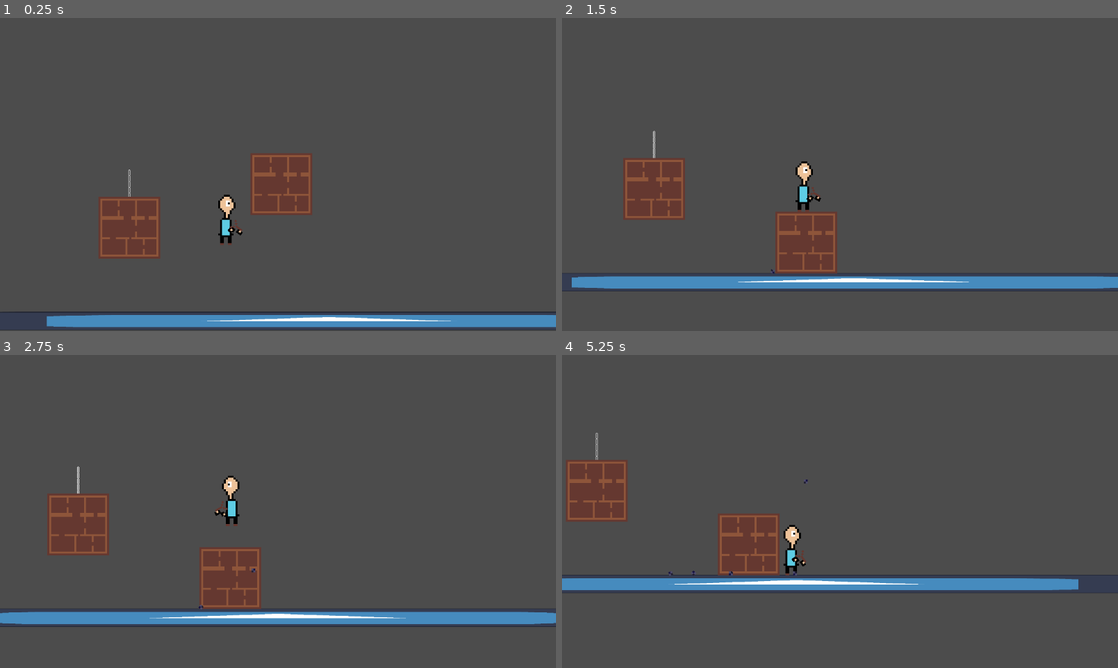
Above: before the commit, frames 1-4 (two rows, left to right).
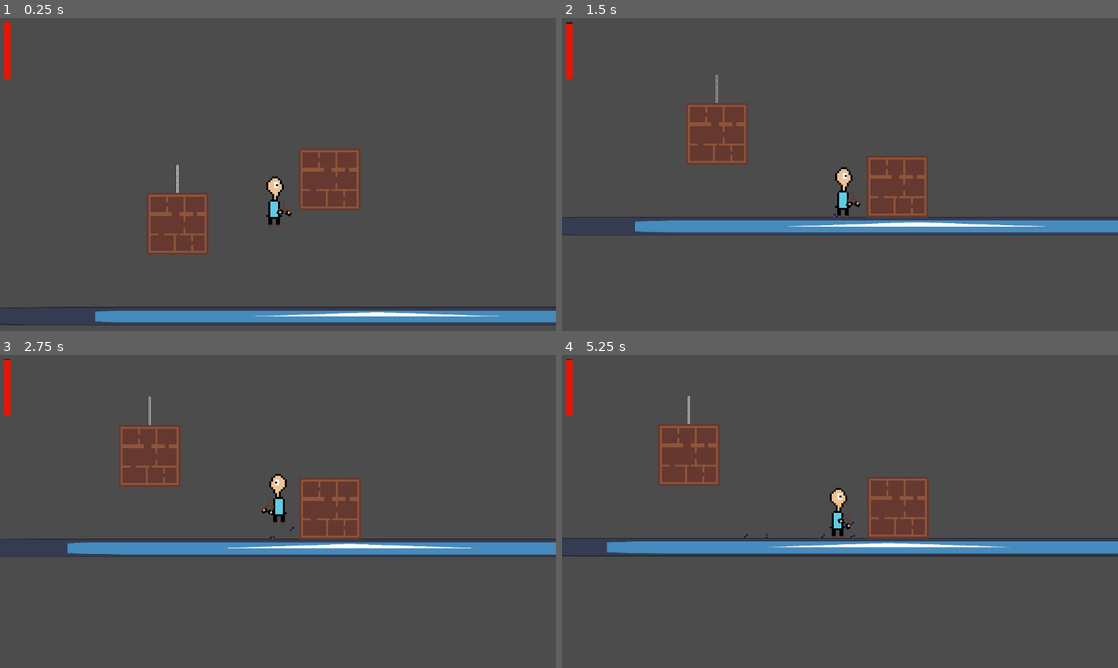
Above: after the commit, the same moments.

Repository: abc-is-here/protect-with-stones
Game: Godot game, scene res://scenes/world.tscn
Same seed, same stepped clock (60 frames per second), same inputs: the game is played once before the commit and once after it. The engine's default icon, where the game draws it, is replaced by a stand-in: a white triangle on a blue panel in a dark square.
Inputs (mouse positions are in pixels of both pictures, inside the frame that each line leads up to):
- Up to frame 1 (0.25 s): no input
- Up to frame 2 (1.5 s): tap Enter at 0.5 s; move the mouse to (962, 158) at 0.52 s; hold Right (right) 0.53-1.25 s; hold Shift (run, bound only after the commit) 0.53-1.25 s; click (962, 158) at 0.67 s; tap Space (jump) at 0.77, 0.8, 1.07 s; drag from (728, 190) to (778, 274) at 1.27 s
- Up to frame 3 (2.75 s): move the mouse to (333, 442) at 2.02 s; press the mouse at (333, 442) at 2.03 s; hold Left (left) from 2.03 s (still down); tap Space (jump) at 2.3 s
- Up to frame 4 (5.25 s): release Left (left) at 2.75 s; release the mouse at (895, 442) at 2.75 s; drag from (812, 574) to (673, 464) at 2.77 s; move the mouse to (1006, 558) at 3.52 s; hold Right (right) 3.53-4.25 s; hold Shift (run, bound only after the commit) 3.53-4.25 s; tap Space (jump) at 3.77, 3.8, 4.07 s; drag from (673, 464) to (756, 433) at 4.27 s; move the mouse to (867, 511) at 5.02 s; press the mouse at (867, 511) at 5.03 s; hold Right (right) from 5.03 s (still down)

The runs differ from the first frame. In frame 1, 12% of the frame differs, in the area x 0-100%, y 1-100%; in frame 2, 17%; in frame 3, 18%, in the area x 0-100%, y 1-87%; in frame 4, 17%.

Commit message:
stamina and running in action

Diff:
--- a/project.godot
+++ b/project.godot
@@ -14,6 +14,10 @@
 run/main_scene="uid://cdfaj2e6rmlif"
 config/features=PackedStringArray("4.4", "GL Compatibility")
 config/icon="res://icon.svg"
+
+[autoload]
+
+Global="*res://scripts/Global.gd"
 
 [display]
 
@@ -53,6 +57,11 @@
 "events": [Object(InputEventKey,"resource_local_to_scene":false,"resource_name":"","device":-1,"window_id":0,"alt_press …(195 unchanged characters)…
 ]
 }
+run={
+"deadzone": 0.2,
+"events": [Object(InputEventKey,"resource_local_to_scene":false,"resource_name":"","device":-1,"window_id":0,"alt_pressed":false,"shift_pressed":false,"ctrl_pressed":false,"meta_pressed":false,"pressed":false,"keycode":0,"physical_keycode":4194325,"key_label":0,"unicode":0,"location":0,"echo":false,"script":null)
+]
+}
 
 [physics]
 
--- a/scenes/chain.tscn
+++ b/scenes/chain.tscn
@@ -114,6 +114,7 @@
 position = Vector2(0, 70)
 node_a = NodePath("../segment5")
 node_b = NodePath("../box")
+softness = 1.0
 
 [node name="box" parent="." instance=ExtResource("1_kju67")]
 position = Vector2(0, 134)
--- a/scenes/player.tscn
+++ b/scenes/player.tscn
@@ -48,11 +48,6 @@
 floor_block_on_wall = false
 script = ExtResource("1_tuyoq")
 
-[node name="body" type="Sprite2D" parent="."]
-visible = false
-scale = Vector2(4, 4)
-texture = ExtResource("1_qlg0r")
-
 [node name="AnimatedSprite2D" type="AnimatedSprite2D" parent="."]
 scale = Vector2(4, 4)
 sprite_frames = SubResource("SpriteFrames_dqkch")
@@ -79,7 +74,6 @@
 shape = SubResource("CapsuleShape2D_y4r1p")
 
 [node name="Camera2D" type="Camera2D" parent="."]
-offset = Vector2(100, -20)
 limit_smoothed = true
 position_smoothing_enabled = true
 
@@ -88,7 +82,7 @@
 one_shot = true
 
 [node name="CoyoteTimer" type="Timer" parent="."]
-wait_time = 0.1
+wait_time = 0.15
 one_shot = true
 
 [node name="rc_bottom" type="RayCast2D" parent="."]
--- /dev/null
+++ b/scenes/screen_ui.tscn
@@ -0,0 +1,30 @@
+[gd_scene load_steps=4 format=3 uid="uid://edrl4y3ktvi2"]
+
+[ext_resource type="Script" uid="uid://fy6x1nkyypr3" path="res://scripts/screen_ui.gd" id="1_ij14n"]
+
+[sub_resource type="StyleBoxFlat" id="StyleBoxFlat_ekp0p"]
+bg_color = Color(0.0728426, 0.0728426, 0.0728426, 1)
+
+[sub_resource type="StyleBoxFlat" id="StyleBoxFlat_0yxf7"]
+bg_color = Color(0.943527, 0.0678133, 1.92523e-07, 1)
+
+[node name="screen_ui" type="Control"]
+layout_mode = 3
+anchors_preset = 15
+anchor_right = 1.0
+anchor_bottom = 1.0
+grow_horizontal = 2
+grow_vertical = 2
+script = ExtResource("1_ij14n")
+
+[node name="ProgressBar" type="ProgressBar" parent="."]
+layout_mode = 0
+offset_left = 9.0
+offset_top = 9.0
+offset_right = 22.0
+offset_bottom = 126.0
+theme_override_styles/background = SubResource("StyleBoxFlat_ekp0p")
+theme_override_styles/fill = SubResource("StyleBoxFlat_0yxf7")
+max_value = 10.0
+fill_mode = 3
+show_percentage = false
--- a/scenes/world.tscn
+++ b/scenes/world.tscn
@@ -1,9 +1,10 @@
-[gd_scene load_steps=6 format=3 uid="uid://cdfaj2e6rmlif"]
+[gd_scene load_steps=7 format=3 uid="uid://cdfaj2e6rmlif"]
 
 [ext_resource type="Texture2D" uid="uid://bpier3uq4phgx" path="res://icon.svg" id="1_rwgxs"]
 [ext_resource type="PackedScene" uid="uid://gr62bmdtrxqu" path="res://scenes/player.tscn" id="2_rwgxs"]
 [ext_resource type="PackedScene" uid="uid://cks5p1d35kxx7" path="res://scenes/box.tscn" id="3_4wyf3"]
 [ext_resource type="PackedScene" uid="uid://dgwwc47uuqew8" path="res://scenes/chain.tscn" id="4_k0juu"]
+[ext_resource type="PackedScene" uid="uid://edrl4y3ktvi2" path="res://scenes/screen_ui.tscn" id="5_71j4m"]
 
 [sub_resource type="RectangleShape2D" id="RectangleShape2D_k0juu"]
 size = Vector2(1700, 40.5)
@@ -24,10 +25,15 @@
 position = Vector2(305, 629)
 shape = SubResource("RectangleShape2D_k0juu")
 
-[node name="player" parent="." instance=ExtResource("2_rwgxs")]
-
 [node name="box" parent="." instance=ExtResource("3_4wyf3")]
 position = Vector2(107, 0)
 
 [node name="chain" parent="." instance=ExtResource("4_k0juu")]
 position = Vector2(-208, 0)
+
+[node name="player" parent="." instance=ExtResource("2_rwgxs")]
+fall_factor = 2.0
+
+[node name="UI" type="CanvasLayer" parent="."]
+
+[node name="screen_ui" parent="UI" instance=ExtResource("5_71j4m")]
--- /dev/null
+++ b/scripts/Global.gd
@@ -0,0 +1,3 @@
+extends Node
+
+var stamina: float = 10.0
--- a/scripts/player.gd
+++ b/scripts/player.gd
@@ -7,13 +7,15 @@
 @export var speed: float = 200
 @export var acc:int = 7
 @export var dcc: int = 6
-@export var jump_speed: int = -1100
+@export var jump_speed: int = -800
 @export var gravity: float = 1400
 @export var fall_factor: float = 1.3
 
 @export var zoom_min: Vector2 = Vector2(0.5000001, 0.5000001)
 @export var zoom_max: Vector2 = Vector2(2.5000001, 2.5000001)
 @export var zoom_speed: Vector2 = Vector2(0.1000001, 0.1000001)
+
+@export var decrease_stamina = 0.5
 
 @onready var slingshot: Sprite2D = $AnimatedSprite2D/Slingshot
 @onready var hand_above: Sprite2D = $AnimatedSprite2D/Slingshot/HandAbove
@@ -33,6 +35,8 @@
 var cur_state: State = State.IDLE
 var is_pushing = false
 
+var is_running = false
+
 var PUSH_FORCE = 100.0
 const BOX_MAX_VELOCITY = 180
 
@@ -40,6 +44,16 @@
 	hand_above_pos = hand_above.position
 
 func _process(delta: float) -> void:
+	if Input.is_action_pressed("run") and Global.stamina>0 and velocity.x != 0:
+		speed = 400
+		Global.stamina-=decrease_stamina*delta
+		is_running = true
+	else:
+		speed = 200
+		is_running = false
+		if Global.stamina < 10:
+			Global.stamina += decrease_stamina*delta
+
 	if Input.is_action_pressed("drag"):
 		charging = true
 		cur_pull = min(cur_pull + charge_speed*delta, max_pull)
@@ -91,6 +105,7 @@
 	else:
 		velocity.x = move_toward(velocity.x, speed*direction, acc)
 
+
 func shoot_stone(strength: float) -> void:
 	var stone = preload("res://scenes/stone_new.tscn").instantiate()
 	get_parent().add_child(stone)
@@ -110,24 +125,17 @@
 		State.DOWN: animations.play("fall")
 
 func update_move(delta: float) -> void:
-	if (is_on_floor() or coyote_timer.time_left>0) and jump_buffer_timer.time_left >0:
+	if (is_on_floor() or coyote_timer.time_left > 0.0) and jump_buffer_timer.time_left > 0.0:
 		velocity.y = jump_speed
 		cur_state = State.JUMP
 		jump_buffer_timer.stop()
-		coyote_timer.stop( )
+		coyote_timer.stop()
 
-	if not Input.is_action_pressed("jump") and velocity.y <0:
-		velocity.y += gravity*delta*0.5
-
-	if velocity.y < 0:
-		velocity.y += gravity*delta
+	if velocity.y < 0.0:
+		var up_mult = 1.0 if Input.is_action_pressed("jump") else 2.8
+		velocity.y += gravity * up_mult * delta
 	else:
 		velocity.y += gravity * fall_factor * delta
-
-	if cur_state == State.JUMP:
-		velocity.y+=gravity*delta
-	else:
-		velocity.y+=gravity*delta*fall_factor
 
 func update_states() -> void:
 	match cur_state:
--- /dev/null
+++ b/scripts/screen_ui.gd
@@ -0,0 +1,4 @@
+extends Control
+
+func _process(delta: float) -> void:
+	$ProgressBar.value = Global.stamina
Not shown, added: scripts/Global.gd.uid
Not shown, added: scripts/screen_ui.gd.uid
